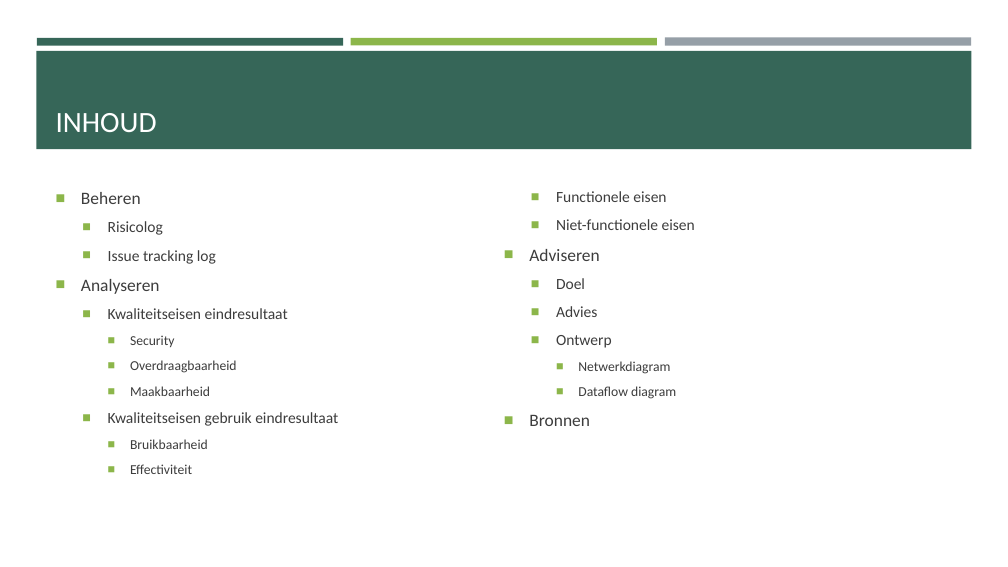
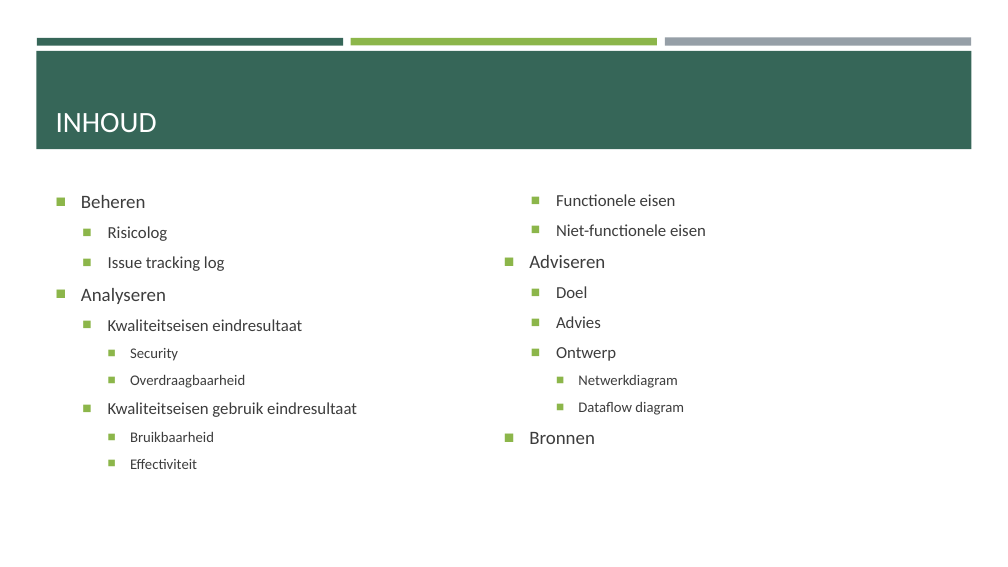
Before and after one commit to LeilaVerbeek/GroepsBank, a slide deck: slide 2 of LeilaVerbeek_0940566_Centralebank_V1.pptx. Drawn at 1008x567 pixels with LibreOffice and Linux fonts; fonts in the diff are those of the drawing. Boxes give left, top, right and bottom in pixels: in the first picture for what was removed or moved away, otherwise in the second. Text is boxed around its words. In the diff, an @@ line names an element or a change of style, - is before the commit and + after.

```diff
--- a/LeilaVerbeek_0940566_Centralebank_V1.pptx
+++ b/LeilaVerbeek_0940566_Centralebank_V1.pptx
@@ text at (81, 194, 706, 469): paragraph removed @@
-    ■ Maakbaarheid
@@ text "Beheren" at (81, 194, 706, 469): size 16.6 to 18 pt in "Beheren", "Analyseren", "Adviseren", "Bronnen"; size 14.8 to 16 pt in "Risicolog", "Issue tracking log", "Kwaliteitseisen eindresultaat", "Kwaliteitseisen gebruik eindresultaat" and 5 more places; size 12.9 to 14 pt in "Security", "Overdraagbaarheid", "Bruikbaarheid", "Effectiviteit" and 2 more places @@
```
Also in this commit, not shown: 1 slide removed.
